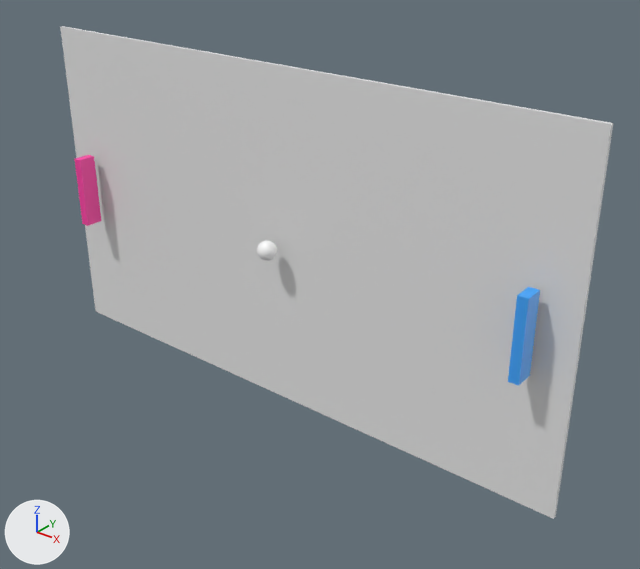
The glTF model pong/public/meshes/game.glb, before and after one commit.
Both versions are drawn from a camera (50 mm lens) standing at (27.3, -30.9, 17.7) and looking at (2.5, 0.1, -1.5). The axes (+X, +Y, +Z) are drawn at lower left. The lights are the same throughout. Where no turn or scale is listed for an object, it has been applied to the vertices.

The older version as bpy lines, for what is in view:
```python
me_ground = bpy.data.meshes.new('Ground')
me_ground.from_pydata(...)  # a box spanning x -16.0..16.0, y -0.1..0.1, z -9.0..9.0
me_lracket_001 = bpy.data.meshes.new('LRacket.001')
me_lracket_001.from_pydata(...)  # a box spanning x -0.25..0.25, y -0.5..0.5, z -2.0..2.0
me_lracket_001.materials.append(mat_material_005)  # blue #41a7ff
me_rracket_001 = bpy.data.meshes.new('RRacket.001')
me_rracket_001.from_pydata(...)  # a box spanning x -0.25..0.25, y -0.5..0.5, z -2.0..2.0
me_rracket_001.materials.append(mat_material_004)  # pink #ff41a7
ob_ground = bpy.data.objects.new('Ground', me_ground)
ob_ground.location = (0.0, 0.0, 0.0)
ob_lracket = bpy.data.objects.new('LRacket', me_lracket_001)
ob_lracket.location = (14.0, -1.0, 0.0)
ob_rracket = bpy.data.objects.new('RRacket', me_rracket_001)
ob_rracket.location = (-14.0, -1.0, 0.0)
```
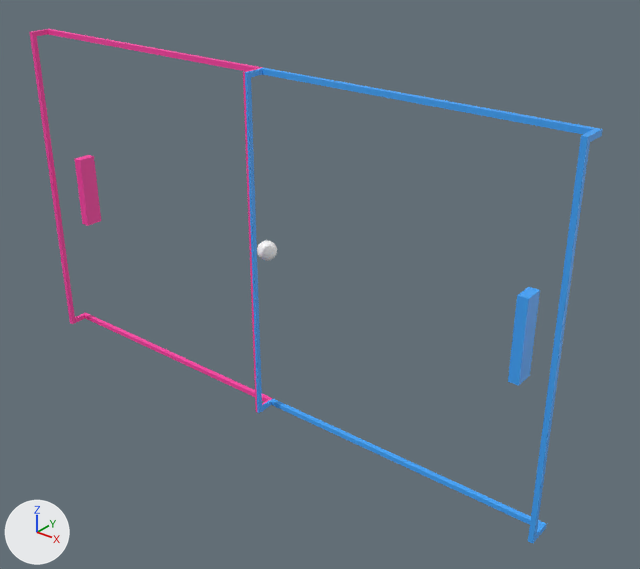
The newer file is also turned or shifted as a whole; pictures and numbers use the older file's frame.

Changed parts and their boxes [x1, y1, x2, y2] in the pictures (640 x 569 px):
'Ground', deleted
    before: [60, 26, 613, 519]
'RGround', added (blue)
    after: [245, 68, 603, 543]
'LGround', added (pink)
    after: [29, 29, 273, 412]
'LRacket', recoloured
    both: [74, 155, 540, 385]
'RRacket', recoloured
    both: [74, 155, 540, 385]

The change, as a list of edits to the scene's bpy script:
```text
Change me_rracket_001:
    where me_rracket_001.from_pydata(...)  # 8 vertices, 12 faces; spans x -0.25..0.25, y -0.5..0.5, z -2.0..2.0
    remove me_rracket_001.materials.append(mat_material_004)  # pink #ff41a7
    add me_rracket_001.materials.append(mat_material_005)  # blue #41a7ff
Change me_lracket_001:
    where me_lracket_001.from_pydata(...)  # 8 vertices, 12 faces; spans x -0.25..0.25, y -0.5..0.5, z -2.0..2.0
    remove me_lracket_001.materials.append(mat_material_005)  # blue #41a7ff
    add me_lracket_001.materials.append(mat_material_004)  # pink #ff41a7
Add me_lground:
    me_lground.from_pydata(...)  # 64 vertices, 128 faces; spans x -16.0..0.0, y -1.1..0.1, z -9.0..9.0
    me_lground.materials.append(mat_material_004)  # pink #ff41a7
Add me_rground:
    me_rground.from_pydata(...)  # 64 vertices, 128 faces; spans x 0.0..16.0, y -1.1..0.1, z -9.0..9.0
    me_rground.materials.append(mat_material_005)  # blue #41a7ff
Remove ob_ground:
    ob_ground = bpy.data.objects.new('Ground', me_ground)
    ob_ground.location = (0.0, 0.0, 0.0)
Add ob_lground:
    ob_lground = bpy.data.objects.new('LGround', me_lground)
    ob_lground.location = (0.0, -1.0, 0.0)
Add ob_rground:
    ob_rground = bpy.data.objects.new('RGround', me_rground)
    ob_rground.location = (0.0, -1.0, 0.0)
```
